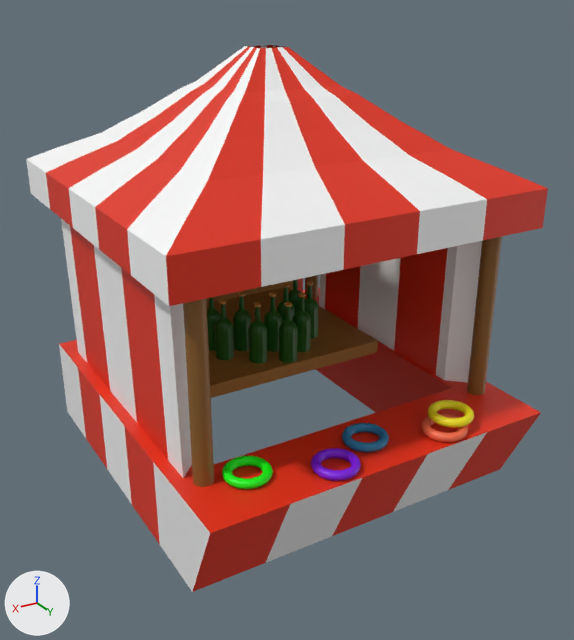
Renders of the FBX model Assets/Prefab/juegoBotellas.fbx from each side of a commit.
Camera for both pictures: a camera (50 mm lens) standing at (3.49, 6.16, 3.96) and looking at (0.03, 0.39, 1.07). Lighting does not change. The marker at lower left points along +X, +Y and +Z. Where no turn or scale is listed for an object, it has been applied to the vertices. Vertices at the same position are counted once.

Names of what the first picture shows: 'CarpaJuegoBotellas'.
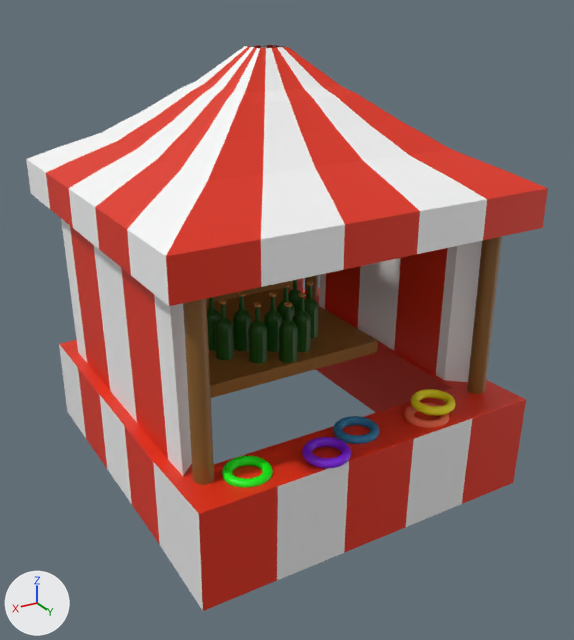
Pixel boxes [x1, y1, x2, y2] of what changed, in the pictures (574 x 640 px; the box of a moved part takes in the faces that stretch with it):
'CarpaJuegoBotellas', reshaped
    before: [26, 45, 548, 592]
    after: [26, 45, 548, 611]
part 1 of me_torus_004, moved or reshaped
    before: [153, 367, 541, 592]
    after: [153, 367, 526, 611]
part 2 of me_torus_004, surface changed
    after: [428, 405, 444, 428]

What the commit changed:
me_torus_004 is used by ob_carpajuegobotellas; location (0.0, 0.0, 0.0).
me_torus_004 had 4887 vertices, 4582 faces and spanned x -1.7..1.7, y -1.7..2.02, z -0.41..3.57.
me_torus_004 now has 4887 vertices, 4582 faces and spans x -1.7..1.7, y -1.7..1.87, z -0.45..3.57.
me_torus_004 part 1: 525 vertices moved from x -1.63..1.63, y 1.5..2.02, z -0.41..0.57 to x -1.63..1.63, y 1.3..1.83, z -0.45..0.57; 1717 vertices removed from x -0.98..0.63, y 1.41..2.02, z 0.41..0.57; 1717 vertices added at x -0.98..0.63, y 1.28..1.87, z 0.41..0.57.
me_torus_004 part 2: 39 kept faces spanning x -0.86..-0.55, y 1.54..1.79, z 0.41..0.49 get new texture (UV) coordinates.
